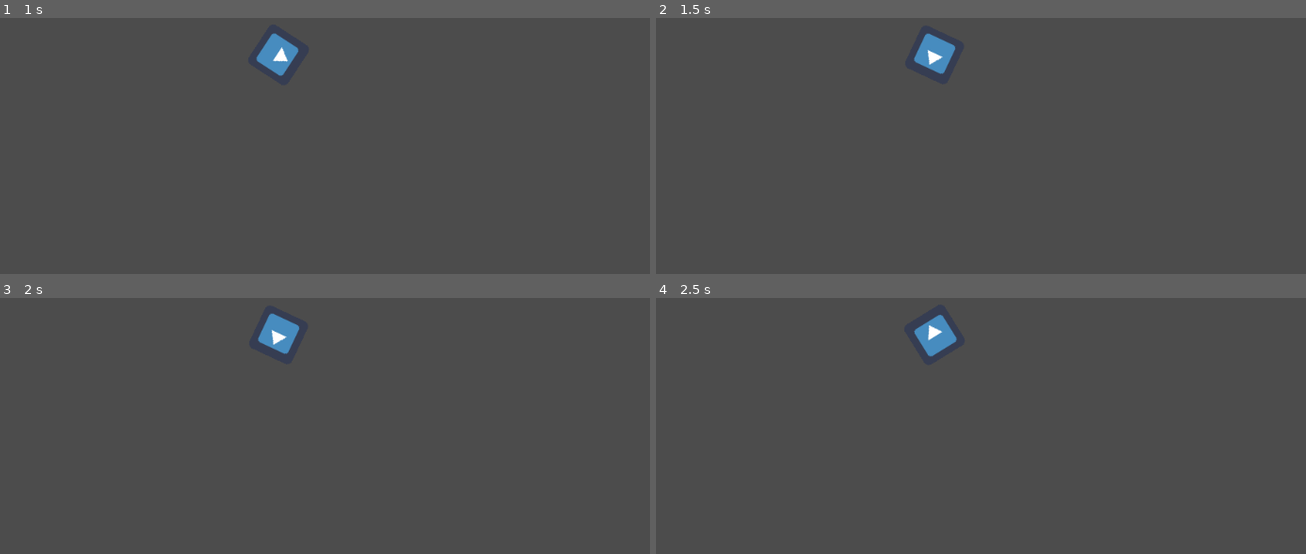
Above: before the commit, frames 1-4 (two rows, left to right).
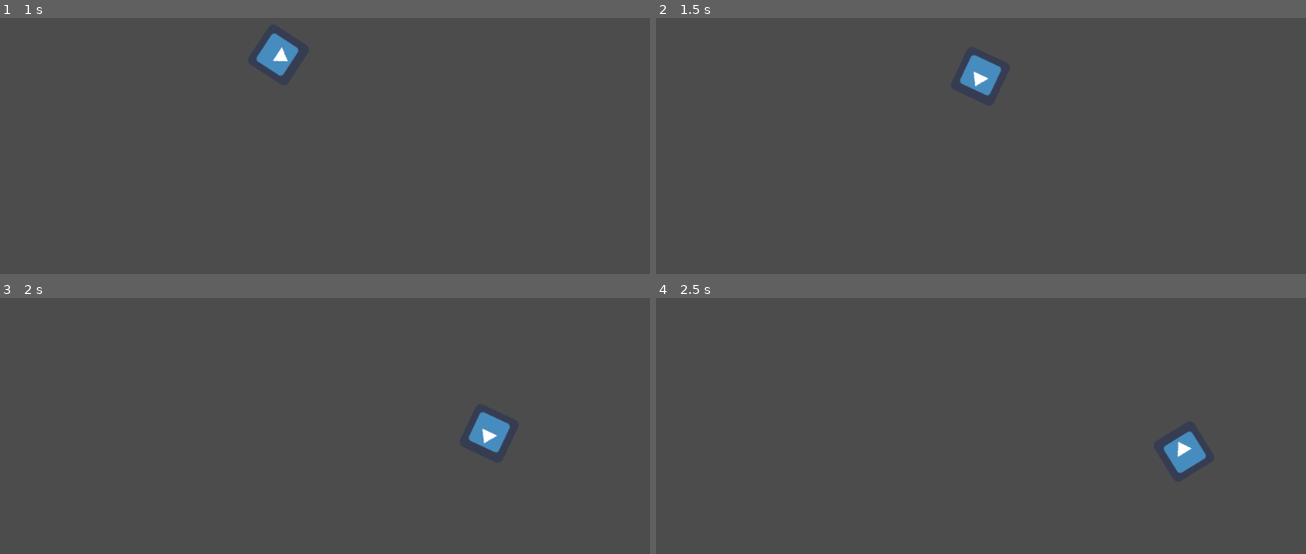
Above: after the commit, the same moments.

Repository: adrianriverof/juego-viaje
Game: Godot game, scene res://player.tscn
Same seed, same stepped clock (60 frames per second), same inputs: the game is played once before the commit and once after it. The project has no main scene, so this scene is started directly. The engine's default icon, where the game draws it, is replaced by a stand-in: a white triangle on a blue panel in a dark square.
Inputs:
- Up to frame 1 (1 s): tap Enter at 0.5 s; hold G (p1right) from 0.53 s (still down)
- Up to frame 2 (1.5 s): release G (p1right) at 1.28 s; hold F (p1down) from 1.28 s (still down)
- Up to frame 3 (2 s): keep holding F (p1down)
- Up to frame 4 (2.5 s): release F (p1down) at 2.03 s; hold G (p1right) from 2.03 s (still down)

Frame 1 is identical in both runs. In frame 2, 1.3% of the frame differs, in the area x 39-54%, y 5-31%; in frame 3, 1.3%; in frame 4, 1.3%.

Commit message:
sistema de avance preliminar

Diff:
--- a/player.gd
+++ b/player.gd
@@ -4,7 +4,9 @@
 var cantidad_giro = 0
 var cantidad_avance = 0
 
+var velocity  = Vector2.ZERO
 
+var speed = 500
 
 func _physics_process(delta):
 	move()
@@ -21,6 +23,15 @@
 func avance():
 	avance_inputs()
 
+
+
+	velocity.x = lerp(velocity.x, cantidad_avance * speed * cos(rotation), 0.2)
+	velocity.y = lerp(velocity.y, cantidad_avance * speed * sin(rotation), 0.2)
+
+	move_and_slide(velocity)
+
+
+
 func avance_inputs():
 	cantidad_avance = int(Input.is_action_pressed("p1up")) - int(Input.is_action_pressed("p1down"))
 
